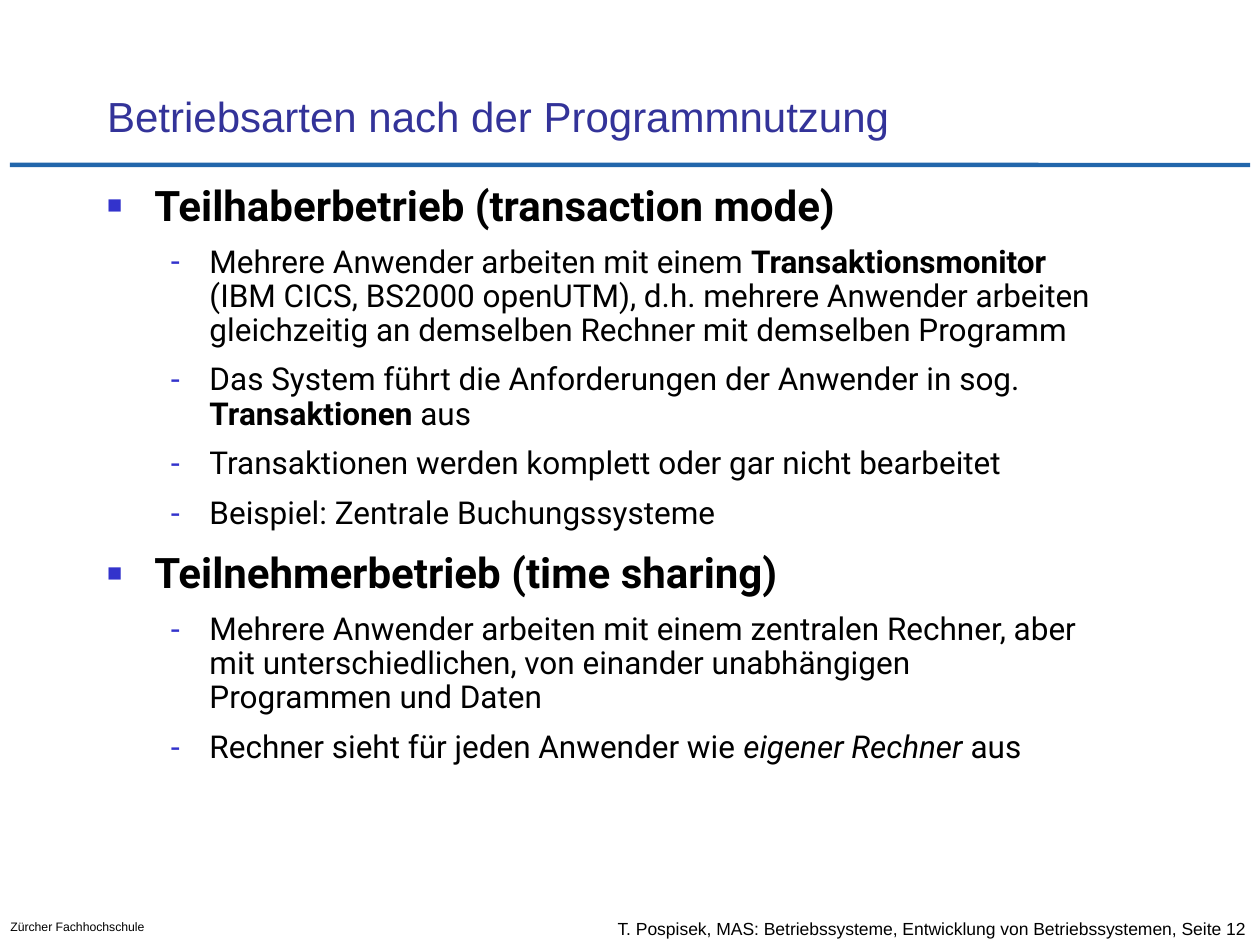
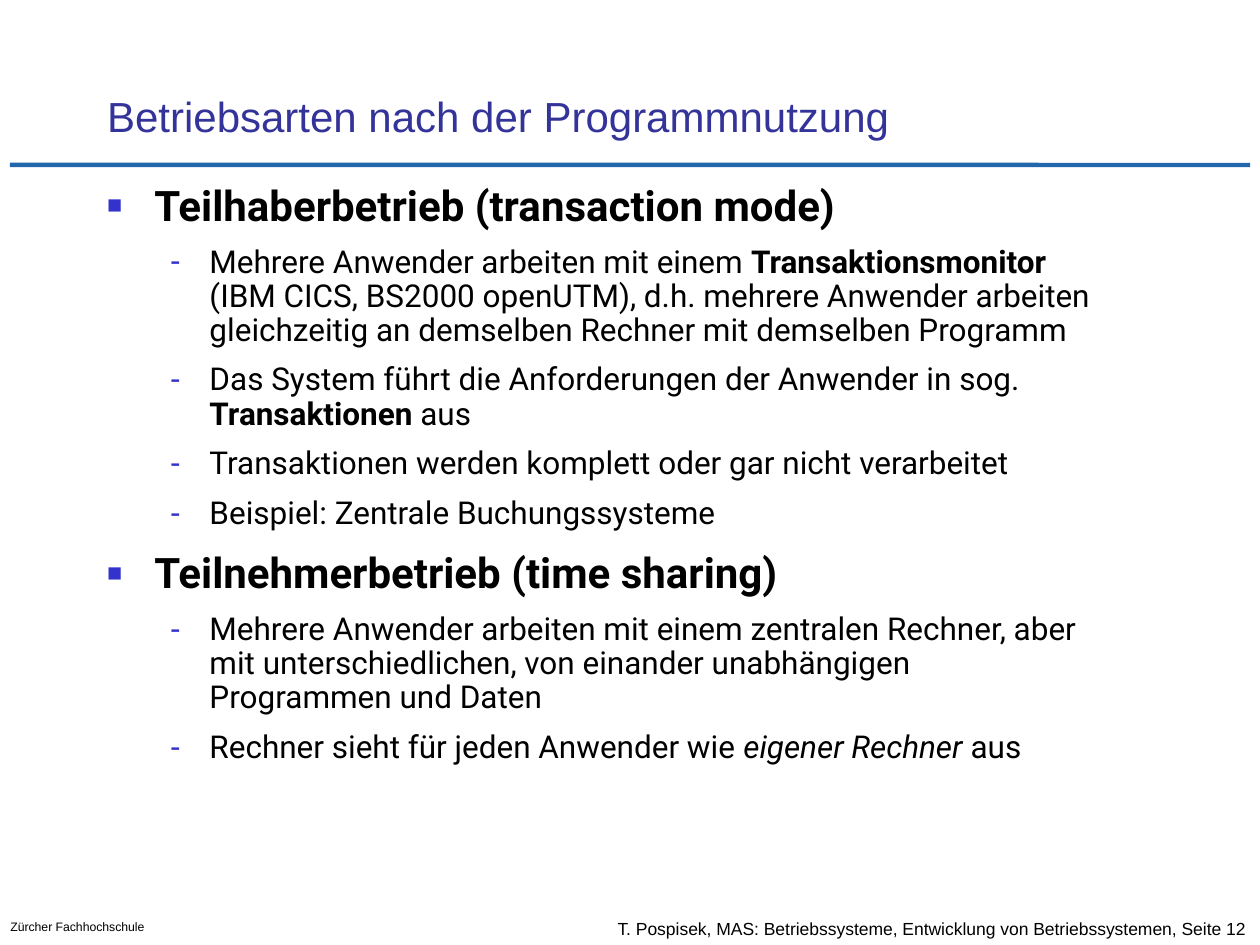
Before and after one commit to tpo/betriebssysteme, a slide deck: slide 12 of 01-2_Entwicklung_von_Betriebssystemen.odp. Drawn at 1260x945 pixels with LibreOffice and Linux fonts; fonts in the diff are those of the drawing; background and template pictures are left out. Boxes give left, top, right and bottom in pixels: in the first picture for what was removed or moved away, otherwise in the second. Text is boxed around its words. In the diff, an @@ line names an element or a change of style, - is before the commit and + after.

```diff
--- a/01-2_Entwicklung_von_Betriebssystemen.odp
+++ b/01-2_Entwicklung_von_Betriebssystemen.odp
@@ text at [209, 450, 1008, 481]: text changed @@
-  – Transaktionen werden komplett oder gar nicht bearbeitet
+  – Transaktionen werden komplett oder gar nicht verarbeitet
```
Also in this commit, not shown: 3 other slides changed, 1 other file.
